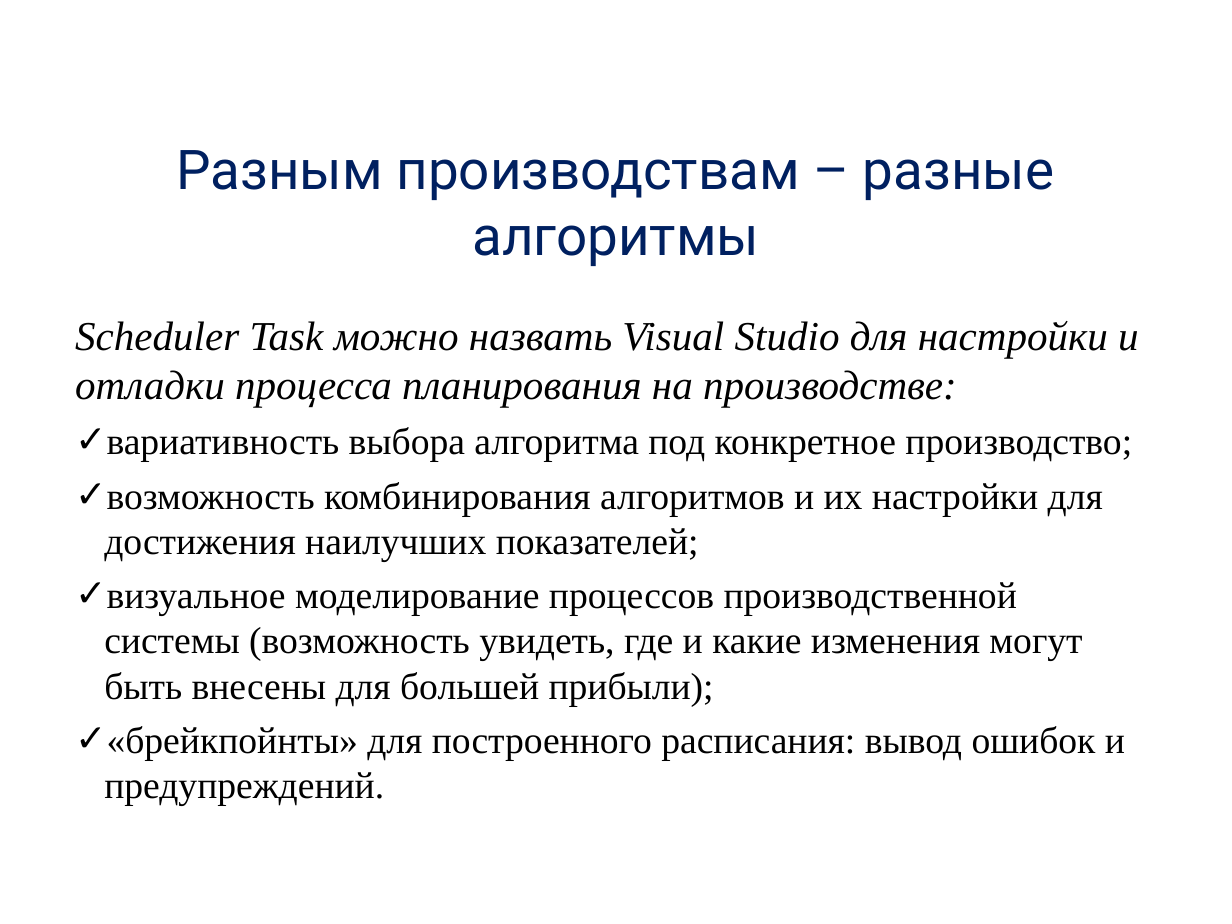
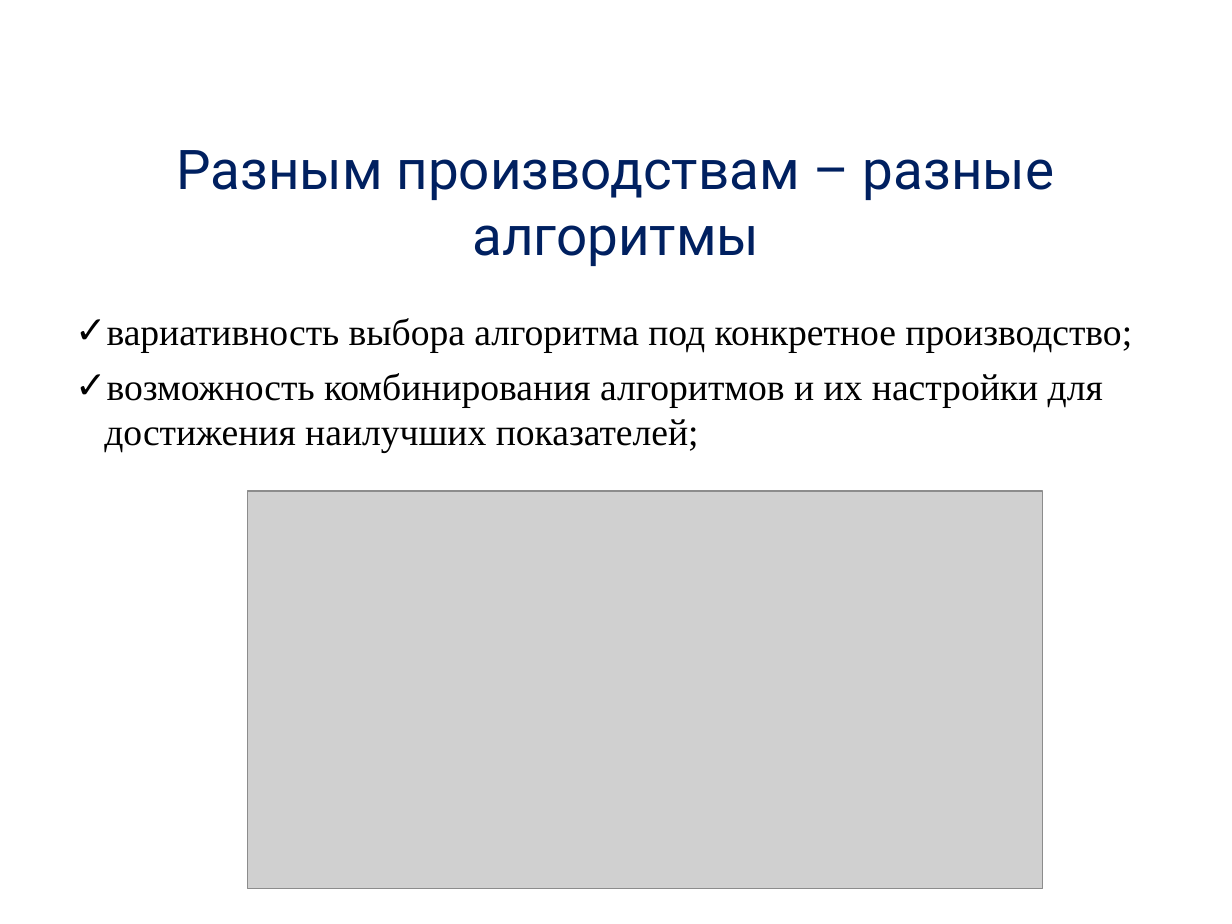
Before and after one commit to alexdegtev/SchedulerTask, a slide deck: slide 7 of Docs/presentation.ppt (slide 6 before the commit). Drawn at 1232x924 pixels with LibreOffice and Linux fonts; fonts in the diff are those of the drawing; grey boxes stand for pictures; background and template pictures are left out. Boxes give left, top, right and bottom in pixels: in the first picture for what was removed or moved away, otherwise in the second. Text is boxed around its words. In the diff, an @@ line names an element or a change of style, - is before the commit and + after.

```diff
--- a/Docs/presentation.ppt
+++ b/Docs/presentation.ppt
@@ text at <box>75,321,1139,407</box>: paragraph removed @@
-Scheduler Task можно назвать Visual Studio для настройки и отладки процесса планирования на производстве:
@@ picture added at <box>248,492,1044,890</box> @@
@@ text at <box>104,582,1125,806</box>: paragraphs removed @@
-✓ визуальное моделирование процессов производственной системы (возможность увидеть, где и какие изменения могут быть внесены для большей прибыли);
-✓ «брейкпойнты» для построенного расписания: вывод ошибок и предупреждений.
```
Also in this commit, not shown: 7 other slides changed, 4 slides added, 6 slides removed, 1 other file.
